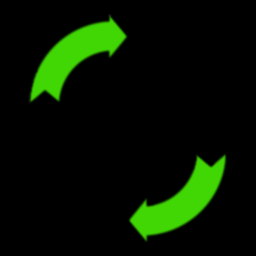
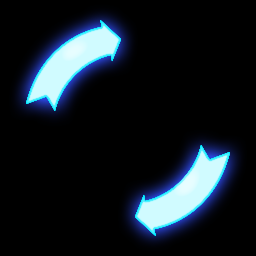
Layers edited between the first and the second 256x256 image:
added layer "图层 1 拷贝" above "图层 1" over [26, 20, 121, 111]
added layer "图层 1" above "形状 2 拷贝 copy" over [135, 145, 230, 236]
hid "Jiantou" over [28, 13, 234, 250]
